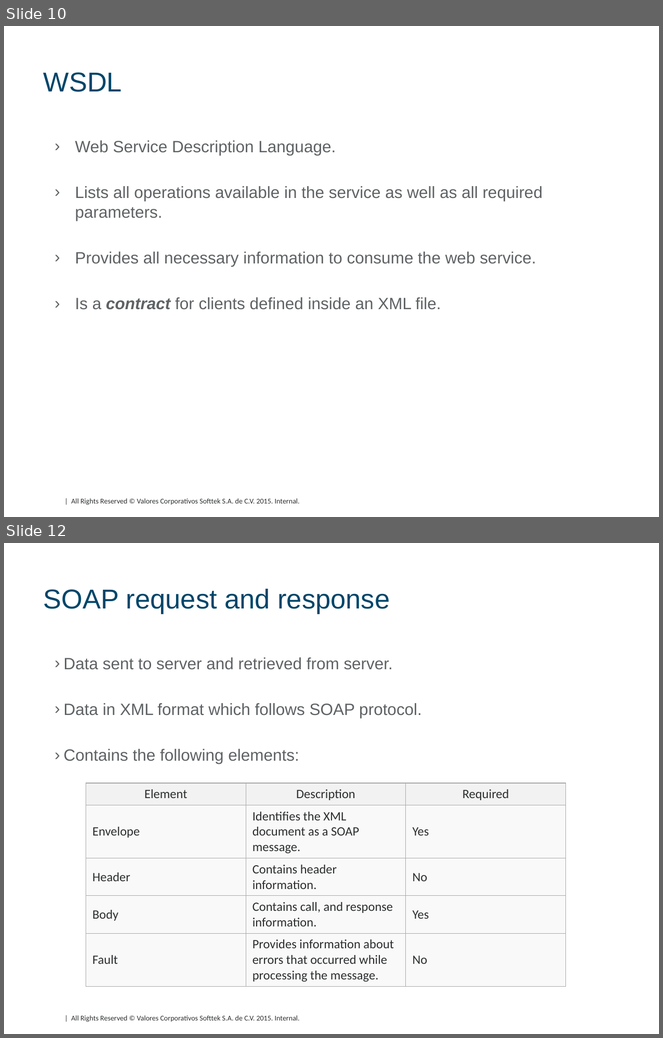
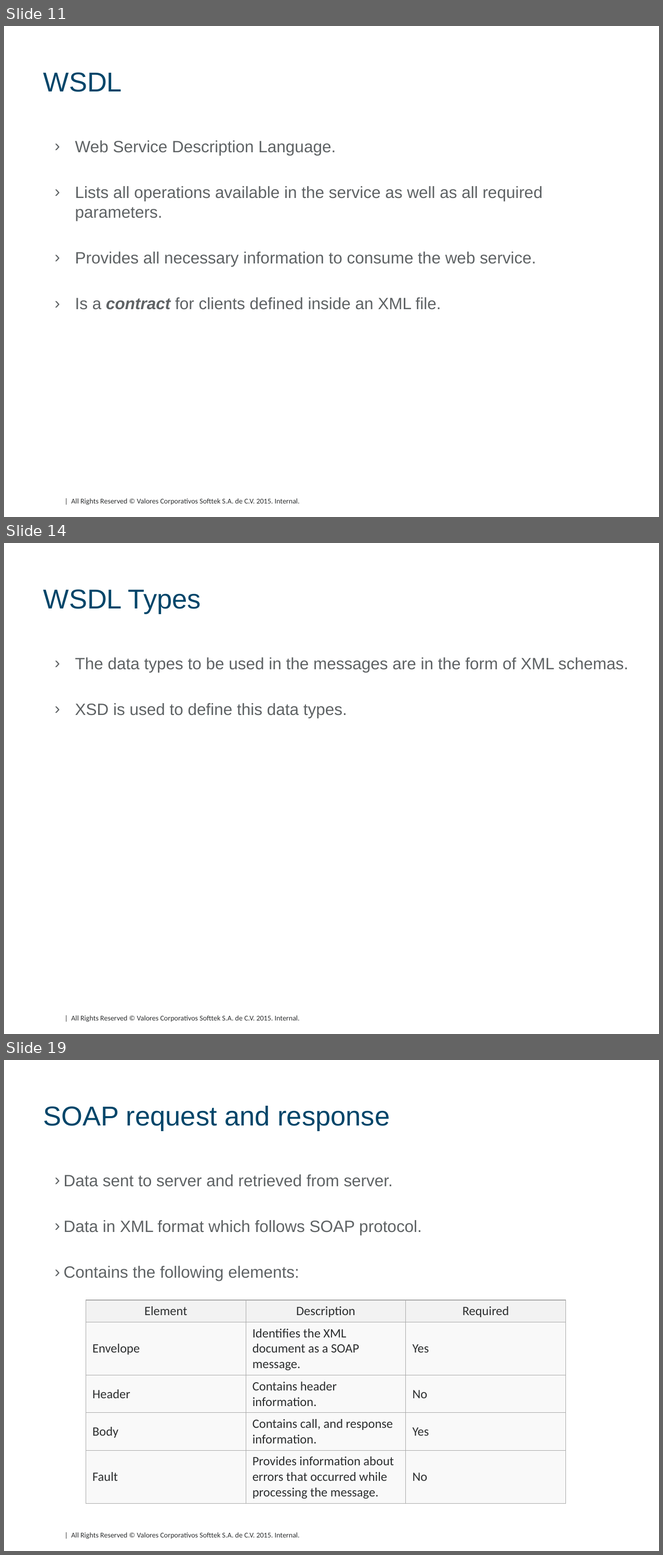
Before and after one commit to DavidHertz/WebServices, a slide deck: SOAP/doc/SOAP.pptx. Shown one above the other, each under a label of ours: slides 10 and 12 before the commit, slides 11, 14 and 19 after it; the slides between them are not shown. The pictures are 663x1038 and 663x1555 pixels, drawn with LibreOffice and Linux fonts; fonts in the diff are those of the drawing; background and template pictures are left out. Boxes give left, top, right and bottom in pixels: in the first picture for what was removed or moved away, otherwise in the second. Text is boxed around its words. In the diff, an @@ line names an element or a change of style, - is before the commit and + after.

```diff
--- a/SOAP/doc/SOAP.pptx
+++ b/SOAP/doc/SOAP.pptx
@@ slide 14 added at (x1=4, y1=543, x2=659, y2=1034), background #FFFFFF; not listed: 1 template element that a slide beside it also shows @@
@@ title added at (x1=44, y1=589, x2=201, y2=614), 30 pt, text #004569 @@
+WSDL Types
@@ text added at (x1=75, y1=657, x2=629, y2=718), 18 pt, text #5E6264 @@
+› The data types to be used in the messages are in the form of XML schemas.
+› XSD is used to define this data types.
@@ what was slide 10 is now slide 11 @@
@@ what was slide 12 is now slide 19 @@
```
Also in this commit, not shown: 5 slides changed, 6 other slides added, 16 other files.
